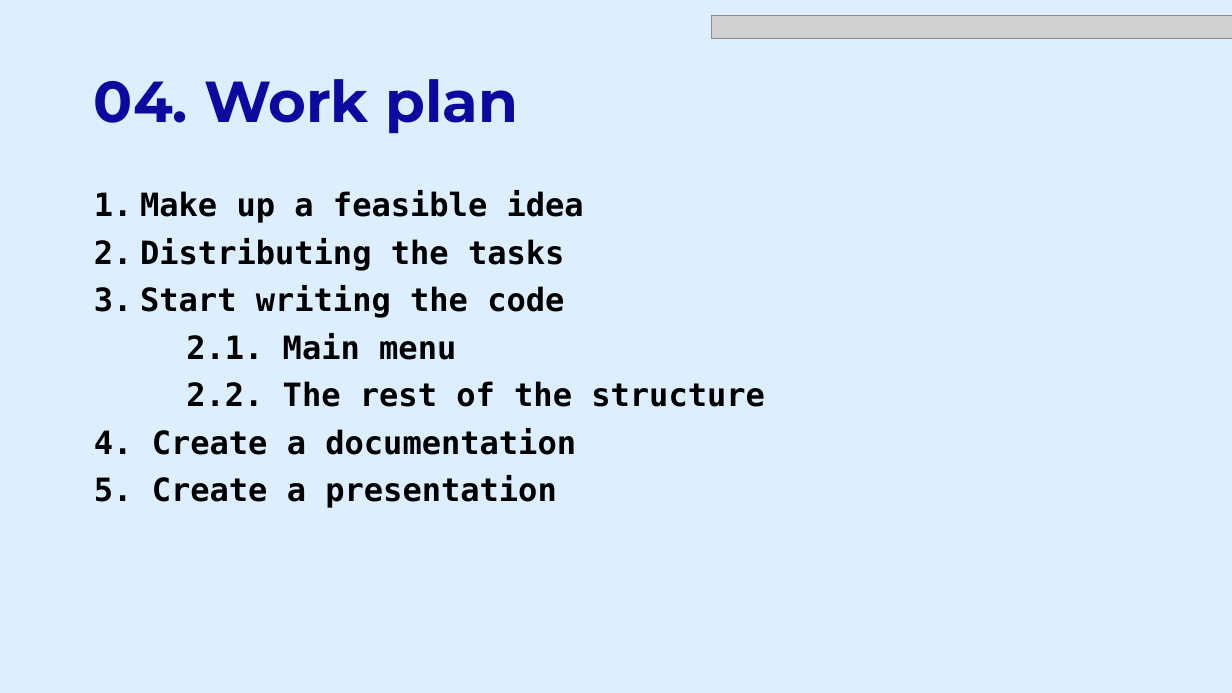
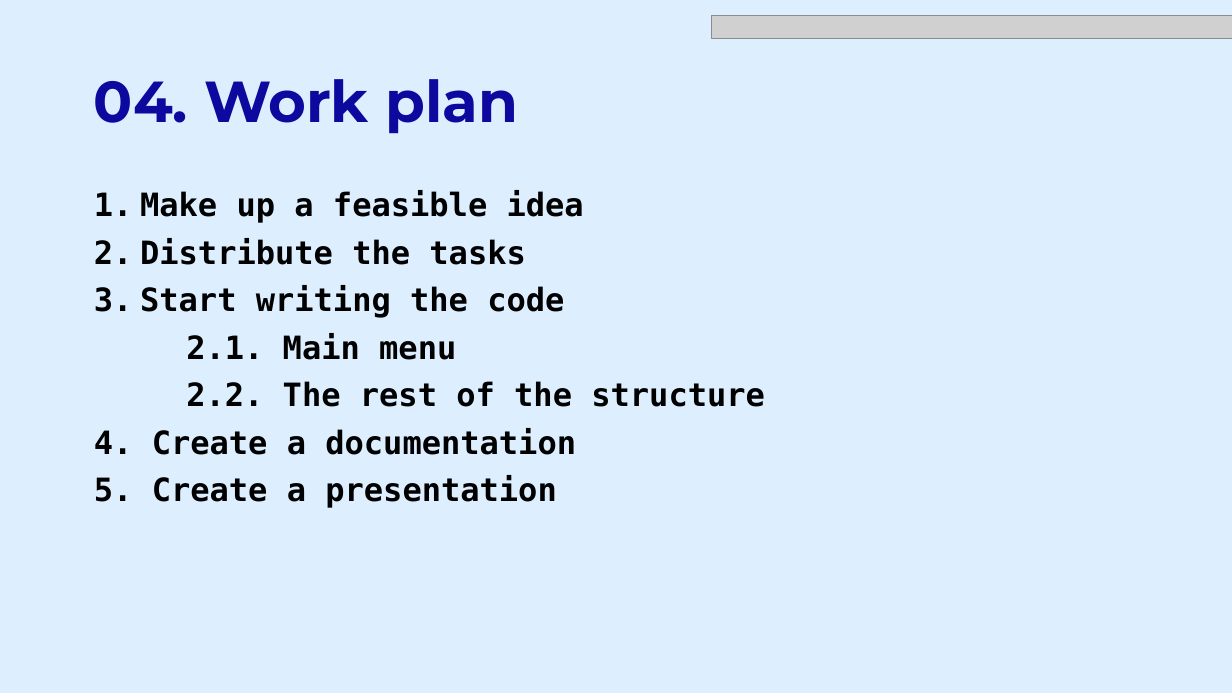
Before and after one commit to codingburgas/sprint-math-games-9th-grade-team-x, a slide deck: slide 10 of documentation/team-x-presentation.pptx. Drawn at 1232x693 pixels with LibreOffice and Linux fonts; fonts in the diff are those of the drawing; grey boxes stand for pictures. Boxes give left, top, right and bottom in pixels: in the first picture for what was removed or moved away, otherwise in the second. Text is boxed around its words. In the diff, an @@ line names an element or a change of style, - is before the commit and + after.

```diff
--- a/documentation/team-x-presentation.pptx
+++ b/documentation/team-x-presentation.pptx
@@ text at [140, 238, 525, 265]: text changed @@
-2. Distributing the tasks
+2. Distribute the tasks
```
Also in this commit, not shown: 1 other slide changed.
